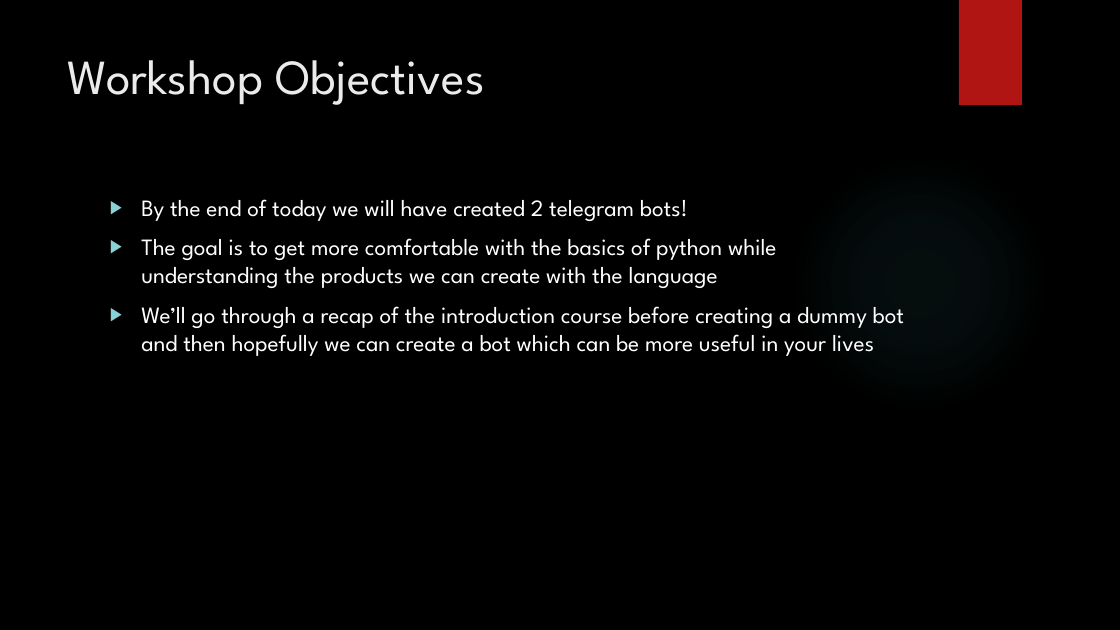
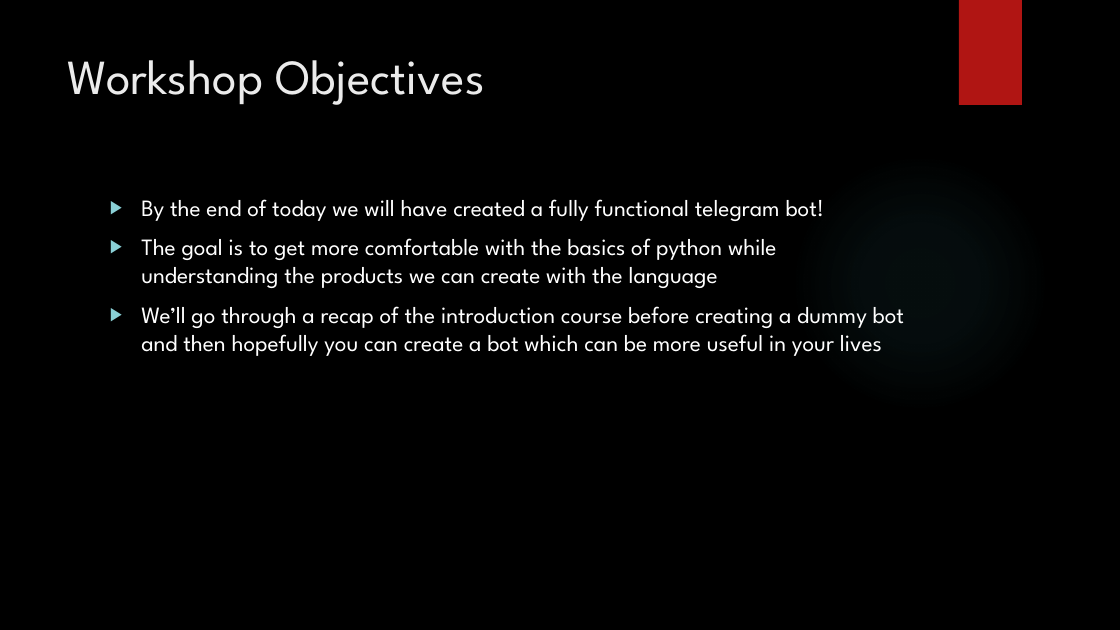
Before and after one commit to siddbose97/Telegram_Workshop, a slide deck: slide 3 of Second Python Course.pptx. Drawn at 1120x630 pixels with LibreOffice and Linux fonts; fonts in the diff are those of the drawing; background and template pictures are left out. Boxes give left, top, right and bottom in pixels: in the first picture for what was removed or moved away, otherwise in the second. Text is boxed around its words. In the diff, an @@ line names an element or a change of style, - is before the commit and + after.

```diff
--- a/Second Python Course.pptx
+++ b/Second Python Course.pptx
@@ text at bbox=[141, 199, 825, 221]: text changed @@
-▶ By the end of today we will have created 2 telegram bots!
+▶ By the end of today we will have created a fully functional telegram bot!
@@ text at bbox=[141, 306, 904, 356]: text changed @@
-▶ We’ll go through a recap of the introduction course before creating a dummy bot and then hopefully we can create a bot which can be more useful in your lives
+▶ We’ll go through a recap of the introduction course before creating a dummy bot and then hopefully you can create a bot which can be more useful in your lives
```
Also in this commit, not shown: 29 other slides changed, 1 slide added, 8 slides removed, 3 other files.
